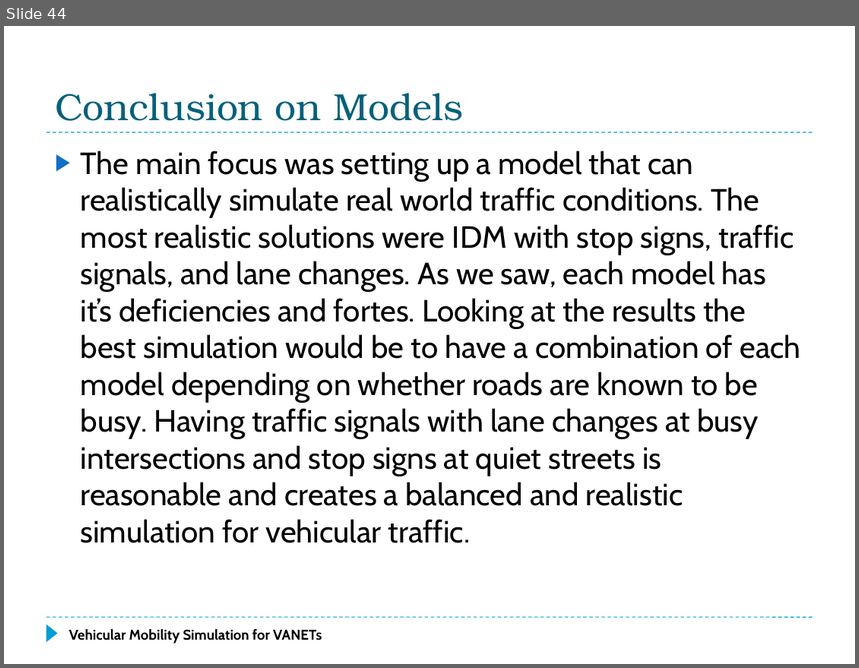
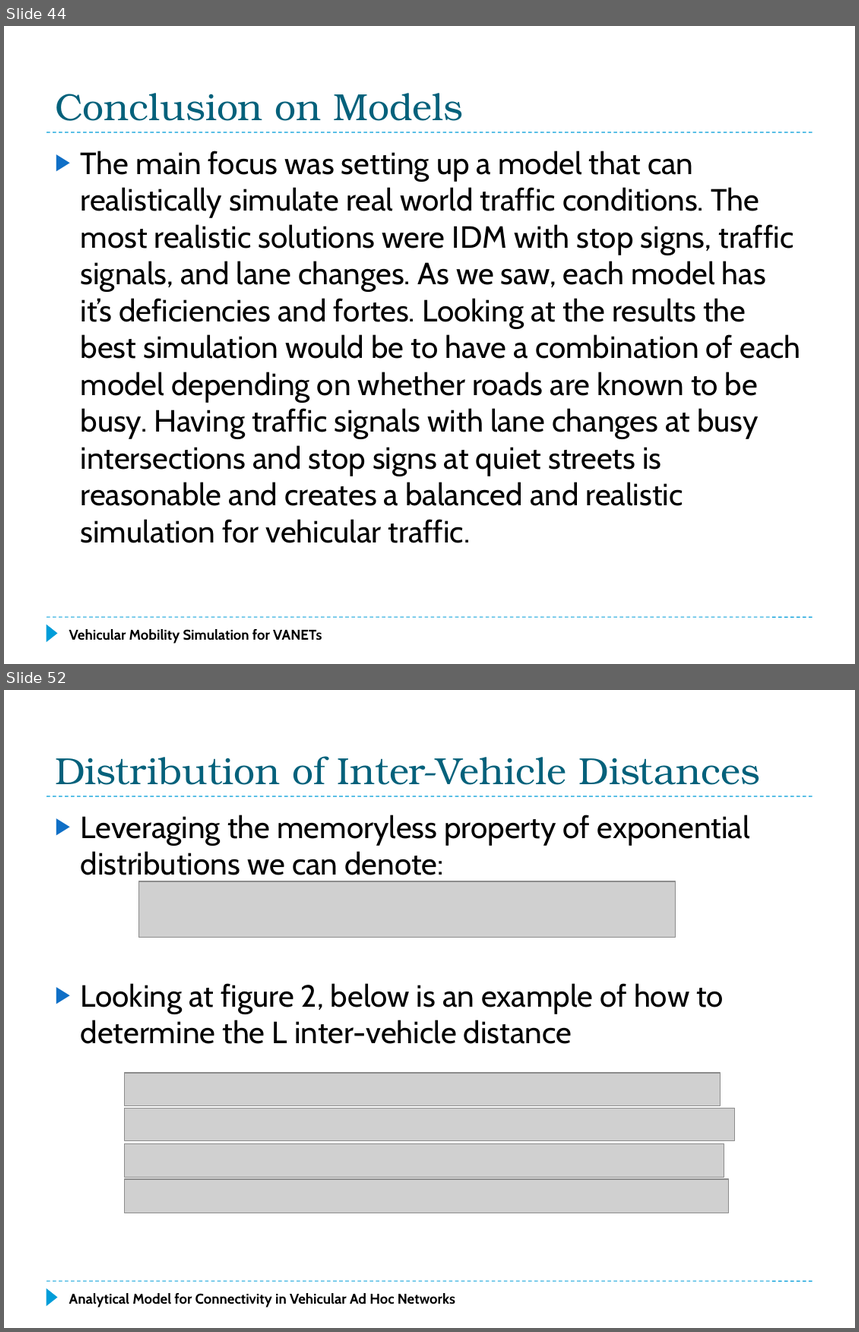
Before and after one commit to f33losopher/EEMaster_VANET, a slide deck: VANET_Felix.pptx. Shown one above the other, each under a label of ours: slide 44 before the commit, slides 44 and 52 after it; the slides between them are not shown. The pictures are 859x668 and 859x1332 pixels, drawn with LibreOffice and Linux fonts; fonts in the diff are those of the drawing; grey boxes stand for pictures. Boxes give left, top, right and bottom in pixels: in the first picture for what was removed or moved away, otherwise in the second. Text is boxed around its words. In the diff, an @@ line names an element or a change of style, - is before the commit and + after.

```diff
--- a/VANET_Felix.pptx
+++ b/VANET_Felix.pptx
@@ slide 52 added at [4,690,855,1328], background #FFFFFF; not listed: 3 template elements that a slide beside it also shows @@
@@ title added at [55,756,760,785], 32 pt, text #04617B @@
+Distribution of Inter-Vehicle Distances
@@ text added at [81,815,750,1044], 26 pt, text #000000 @@
+▶ Leveraging the memoryless property of exponential distributions we can denote:
+▶ Looking at figure 2, below is an example of how to determine the L inter-vehicle distance
@@ picture added at [139,882,675,938] @@
@@ picture added at [125,1073,721,1106] @@
@@ picture added at [125,1109,735,1142] @@
@@ picture added at [125,1144,725,1178] @@
@@ picture added at [125,1179,729,1214] @@
@@ text added at [69,1293,455,1308], 12 pt, text #000000, bold @@
+Analytical Model for Connectivity in Vehicular Ad Hoc Networks
```
Also in this commit, not shown: 1 slide changed, 16 other slides added, 1 other file.
